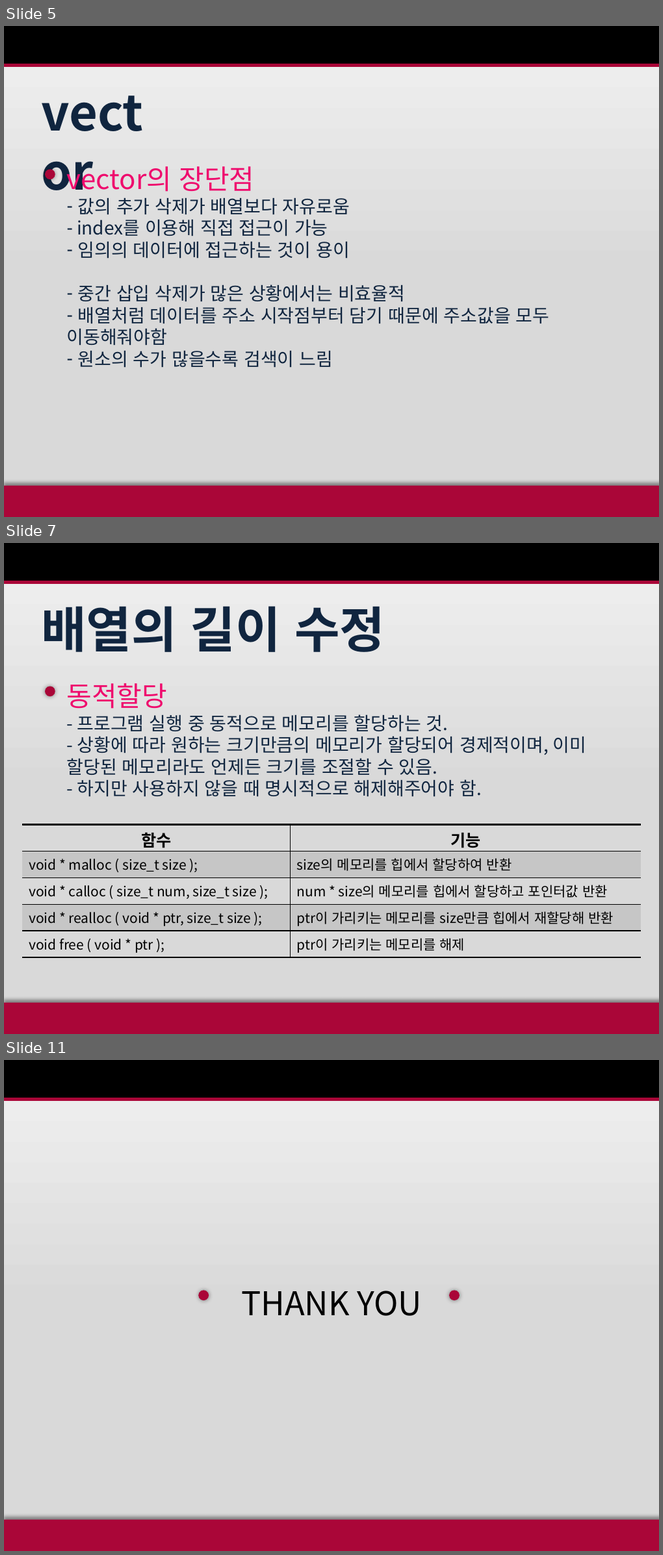
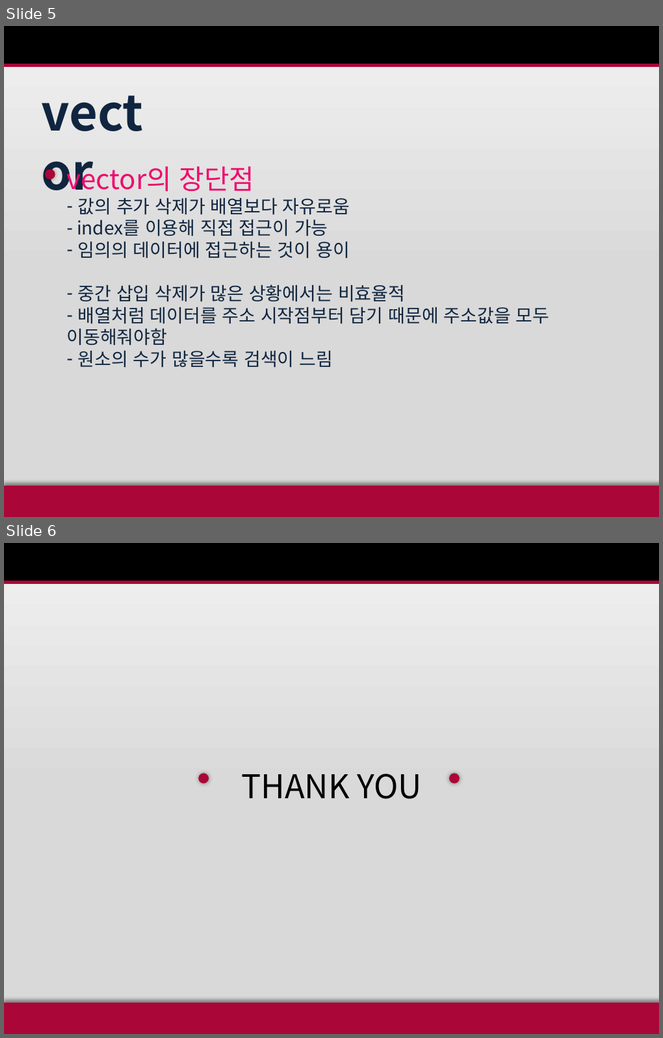
Before and after one commit to EnBalor/study, a slide deck: vector/벡터/배열.pptx. Shown one above the other, each under a label of ours: slides 5, 7 and 11 before the commit, slides 5 and 6 after it; the slides between them are not shown. The pictures are 663x1555 and 663x1038 pixels, drawn with LibreOffice and Linux fonts; fonts in the diff are those of the drawing. Boxes give left, top, right and bottom in pixels: in the first picture for what was removed or moved away, otherwise in the second. Text is boxed around its words. In the diff, an @@ line names an element or a change of style, - is before the commit and + after.

```diff
--- a/vector/벡터/배열.pptx
+++ b/vector/벡터/배열.pptx
@@ slide 7 removed at (4,543,659,1034), background gradient #F2F2F2 to #D9D9D9 @@
@@ rectangle removed at (4,543,659,583) @@
@@ rectangle removed at (4,580,659,583) @@
@@ text removed at (41,606,385,652) @@
-배열의 길이 수정
@@ ellipse removed at (44,687,55,697) @@
@@ text removed at (67,683,587,797) @@
-동적할당
-- 프로그램 실행 중 동적으로 메모리를 할당하는 것.
-- 상황에 따라 원하는 크기만큼의 메모리가 할당되어 경제적이며, 이미 할당된 메모리라도 언제든 크기를 조절할 수 있음.
-- 하지만 사용하지 않을 때 명시적으로 해제해주어야 함.
@@ table removed at (22,824,641,958), 5 rows, 2 columns @@
-함수 | 기능
-void * malloc ( size_t size ); | size의 메모리를 힙에서 할당하여 반환
-void * calloc ( size_t num, size_t size ); | num * size의 메모리를 힙에서 할당하고 포인터값 반환
-void * realloc ( void * ptr, size_t size ); | ptr이 가리키는 메모리를 size만큼 힙에서 재할당해 반환
-void free ( void * ptr ); | ptr이 가리키는 메모리를 해제
@@ rectangle removed at (4,1003,659,1034) @@
@@ what was slide 11 is now slide 6 @@
```
Also in this commit, not shown: 4 other slides removed.
